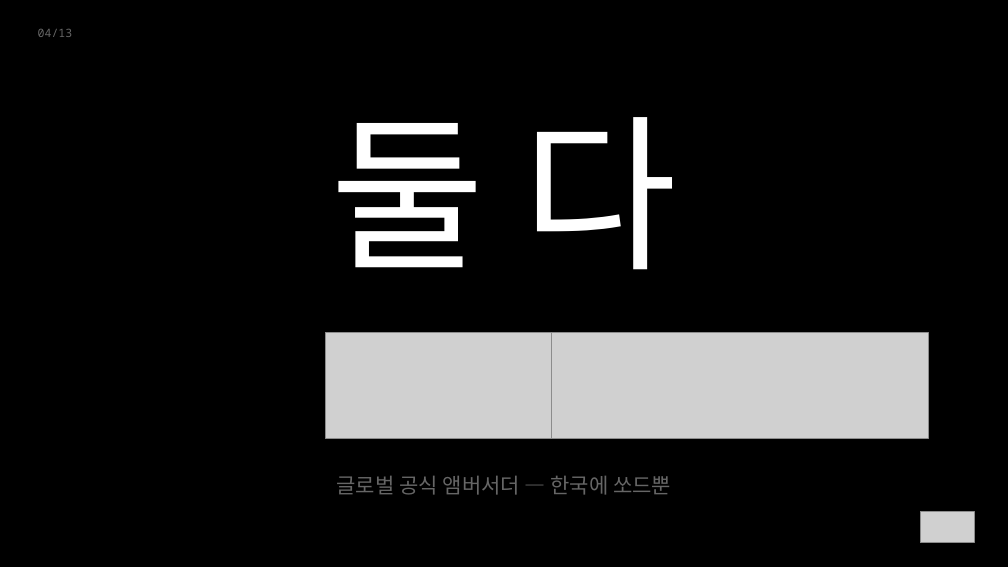
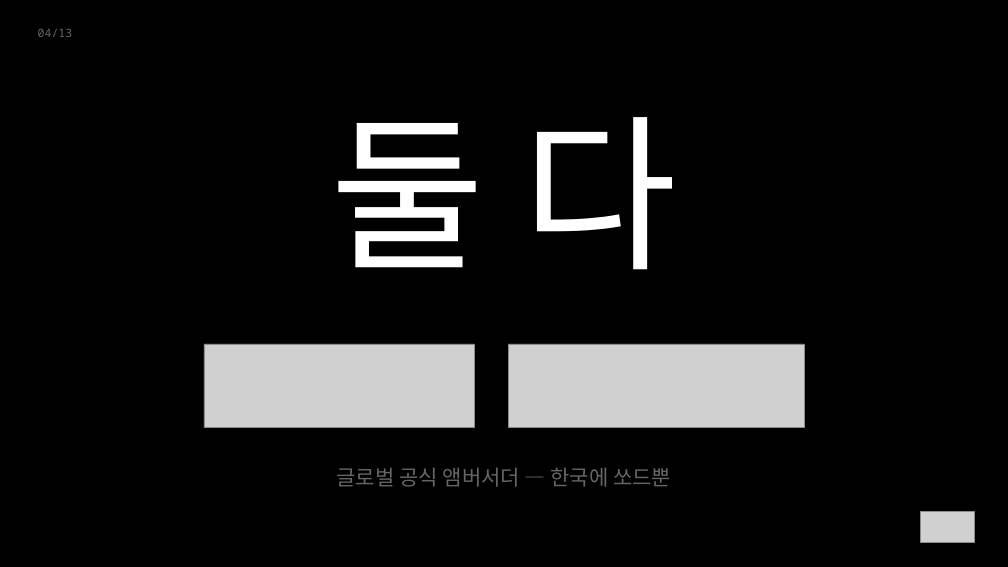
Before and after one commit to ssodcompany/edu-agent, a slide deck: slide 4 of lectures/03_sor_framework/BNI_SoR_v10.pptx. Drawn at 1008x567 pixels with LibreOffice and Linux fonts; fonts in the diff are those of the drawing; grey boxes stand for pictures. Boxes give left, top, right and bottom in pixels: in the first picture for what was removed or moved away, otherwise in the second. Text is boxed around its words. In the diff, an @@ line names an element or a change of style, - is before the commit and + after.

```diff
--- a/lectures/03_sor_framework/BNI_SoR_v10.pptx
+++ b/lectures/03_sor_framework/BNI_SoR_v10.pptx
@@ picture: place and size @@
-picture at box(325, 333, 669, 439)
+picture at box(204, 344, 475, 427)
@@ picture: place and size @@
-picture at box(552, 333, 929, 439)
+picture at box(509, 344, 805, 427)
@@ text "글로벌 공식 앰버서더 — 한국에 ...": place and size @@
-text "글로벌 공식 앰버서더 — 한국에 ..." at box(336, 476, 671, 495)
+text "글로벌 공식 앰버서더 — 한국에 ..." at box(336, 468, 671, 487)
```
Also in this commit, not shown: 1 other file.
